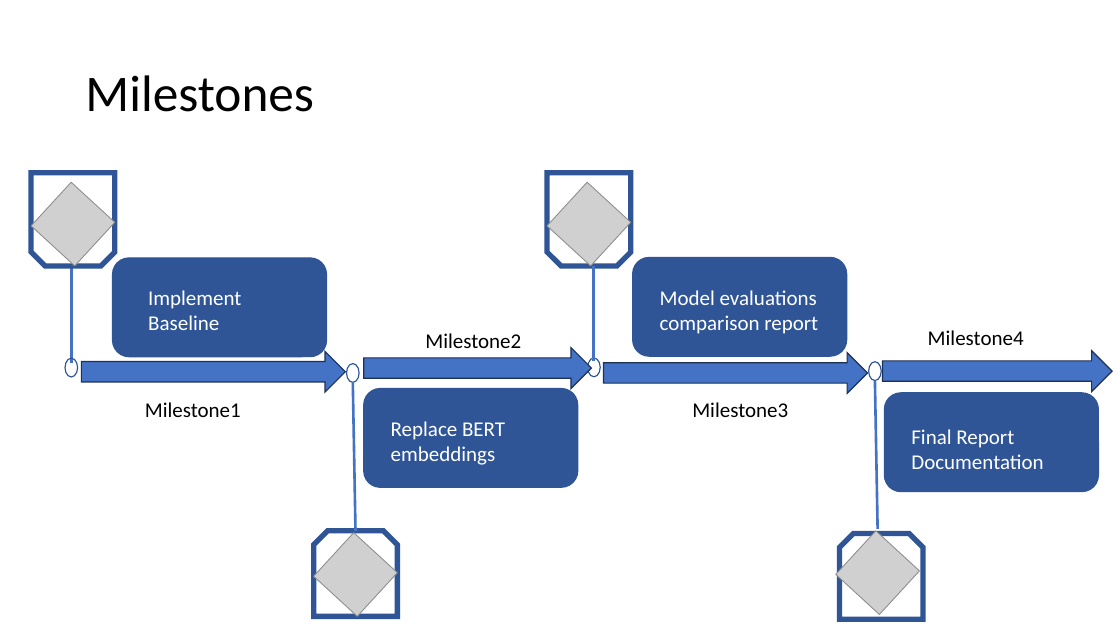
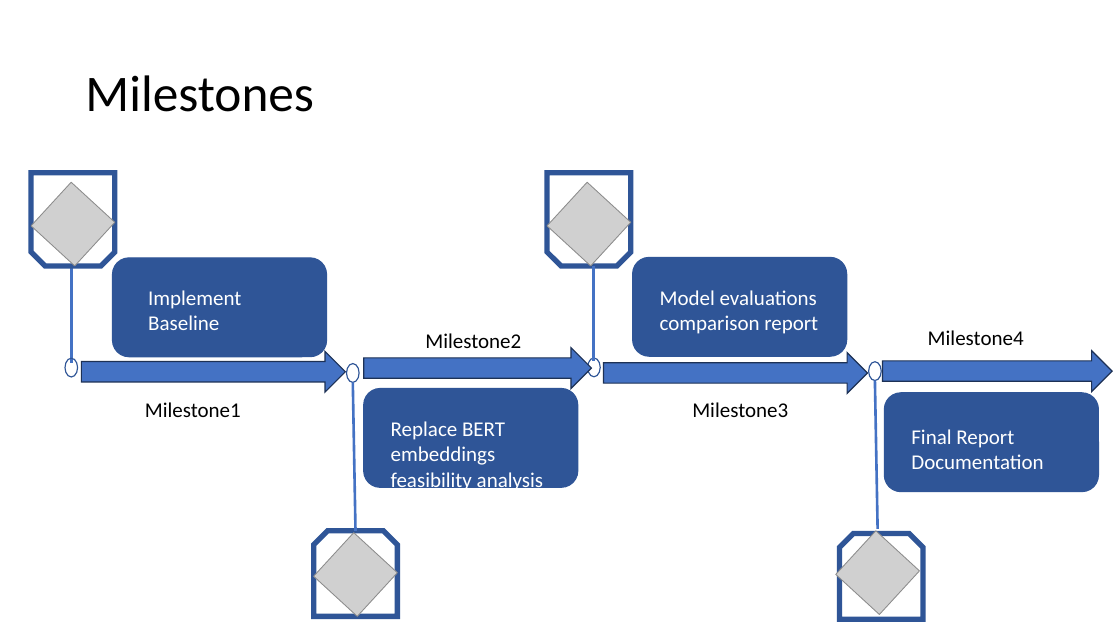
Before and after one commit to vinay-sridhar/hatetext-socialmedia, a slide deck: slide 1 of editable_timeline.pptx. Drawn at 1120x630 pixels with LibreOffice and Linux fonts; fonts in the diff are those of the drawing; grey boxes stand for pictures. Boxes give left, top, right and bottom in pixels: in the first picture for what was removed or moved away, otherwise in the second. Text is boxed around its words. In the diff, an @@ line names an element or a change of style, - is before the commit and + after.

Commit message:
milestone adjustments

```diff
--- a/editable_timeline.pptx
+++ b/editable_timeline.pptx
@@ text at (391,421,543,493): text changed @@
-Replace BERT embeddings
+Replace BERT embeddings feasibility analysis
```
Also in this commit, not shown: 2 other files.
